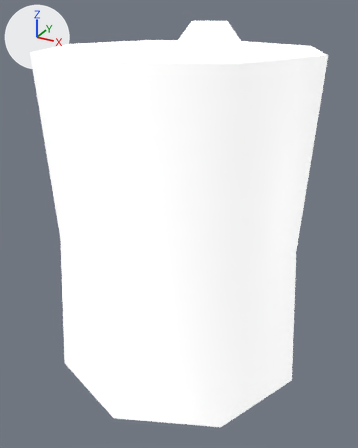
Two versions of the FBX model Assets/GAME_MODELS-new/Cartoon Town and Farm/Models/Barrel2.fbx, one commit apart.
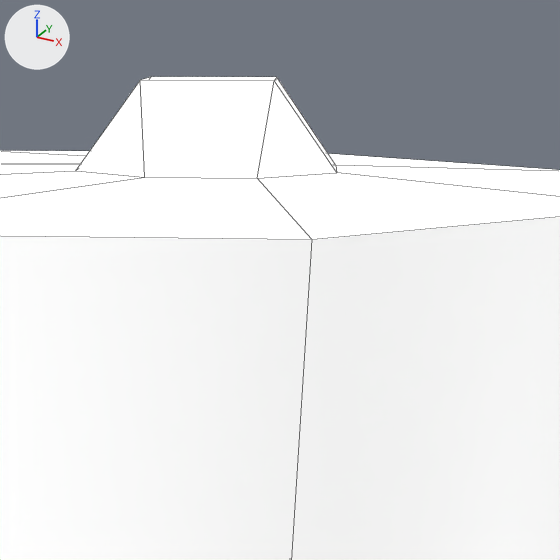
Each version is shown whole from a camera (50 mm lens) standing at (-0.07831, -0.02146, 0.01845) and looking at (-0.08989, -0.00041, 0.00792), then close up on the part from 43% to 85% of the width and 0% to 33% of the height. The lights are fixed; the arrows at upper left show +X, +Y and +Z. The close-ups show mesh edges as thin lines. Where no turn or scale is listed for an object, it has been applied to the vertices.
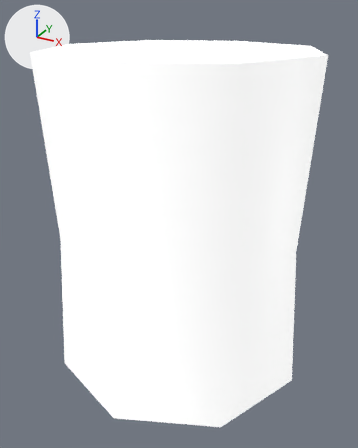
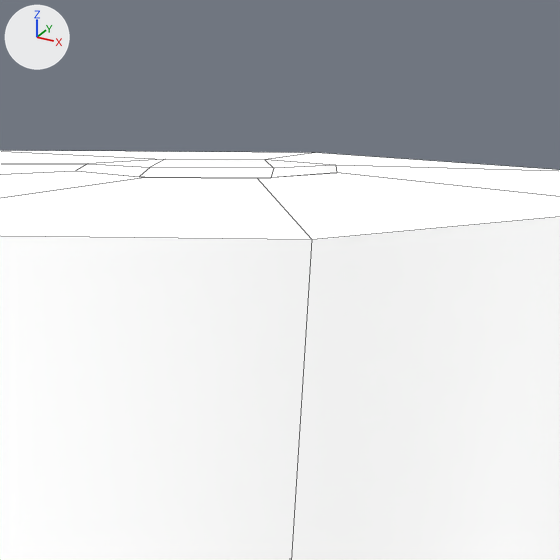
Commit message: barrel modified

The change, as JSON lines over the scene's bpy script:
```json
{"block": "me_mesh", "where": "me_mesh.from_pydata(...)  # 36 vertices, 36 faces; spans x -0.0068..0.0068, y -0.0068..0.0068, z 0.0..0.0178"}
{"block": "me_mesh", "where": "# used by ob_polysurface498; location = (-0.09, 0.0, 0.0)"}
{"block": "me_mesh", "where": "# before: 32 (0.0005, 0.0042, 0.0178) at pixel (276, 77), 33 (-0.0011, 0.0035, 0.0178) at pixel (151, 76), 34 (-0.0005, 0.0019, 0.0178) at pixel (140, 80), 35 (0.0011, 0.0026, 0.0178) at pixel (274, 80)"}
{"block": "me_mesh", "change": "me_mesh part 1"}
{"op": "add", "block": "me_mesh", "code": "for i in [*range(32, 36)]: me_mesh.vertices[i].co += Vector((0.0, 0.0, -0.0012))"}
```

Boxes (x1, y1, x2, y2) around the edits, measured in the close-ups (560 x 560 px; the box of a moved part takes in the faces that stretch with it):
```json
{"object": "polySurface498", "change": "reshaped", "before": [0, 77, 560, 560], "after": [0, 150, 560, 560]}
{"part": 1, "of": "me_mesh", "change": "moved or reshaped", "before": [76, 77, 337, 178], "after": [76, 159, 337, 178]}
```
